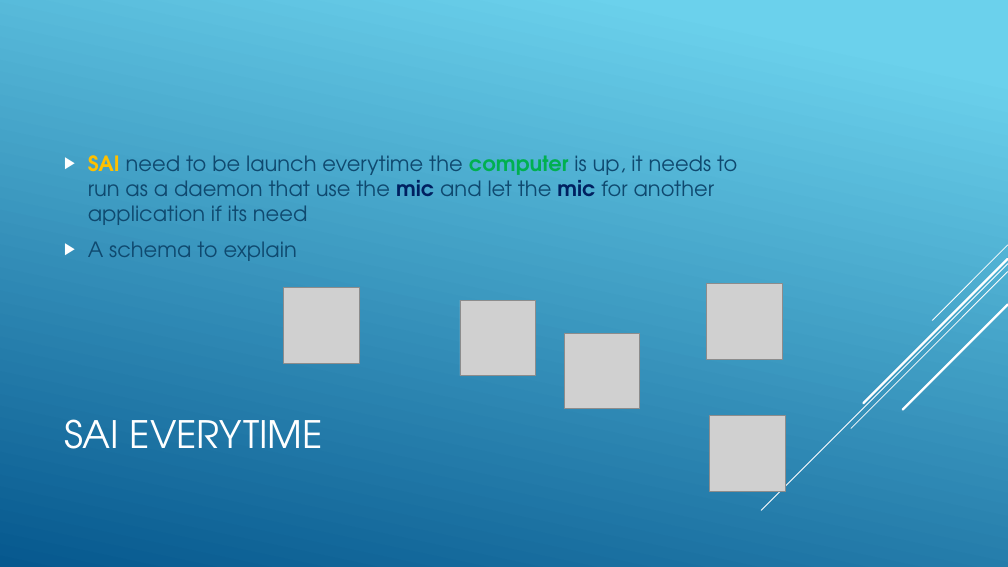
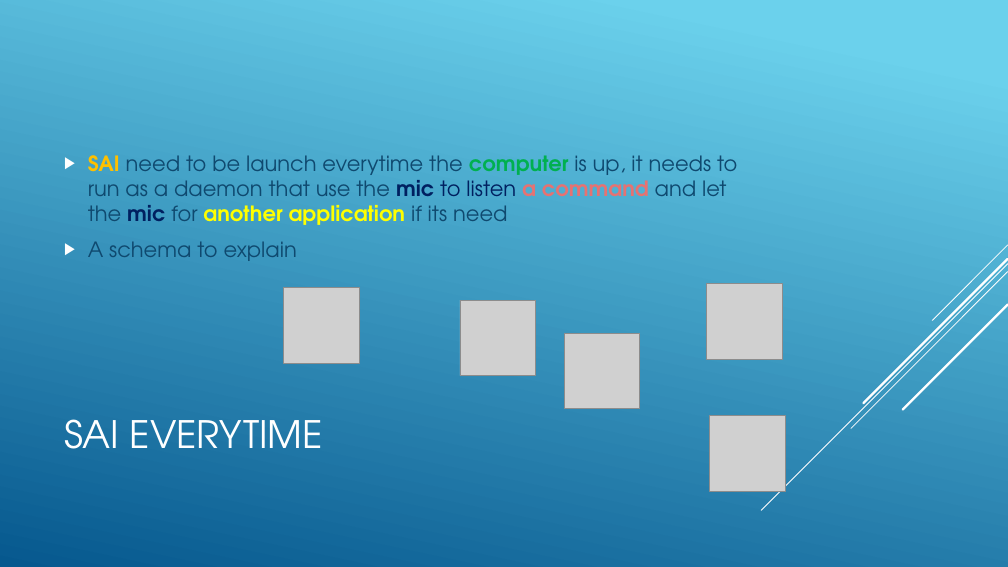
Before and after one commit to jnguyen1192/SIA, a slide deck: slide 10 of SAI_presentation.pptx. Drawn at 1008x567 pixels with LibreOffice and Linux fonts; fonts in the diff are those of the drawing; grey boxes stand for pictures. Boxes give left, top, right and bottom in pixels: in the first picture for what was removed or moved away, otherwise in the second. Text is boxed around its words. In the diff, an @@ line names an element or a change of style, - is before the commit and + after.

Commit message:
#12 Icons for mic managing colors updated for robust SAI on issues slides

```diff
--- a/SAI_presentation.pptx
+++ b/SAI_presentation.pptx
@@ text at <box>88,155,737,225</box>: text changed @@
-▶ SAI need to be launch everytime the computer is up, it needs to run as a daemon that use the mic and let the mic for another application if its need
+▶ SAI need to be launch everytime the computer is up, it needs to run as a daemon that use the mic to listen a command and let the mic for another application if its need
```
